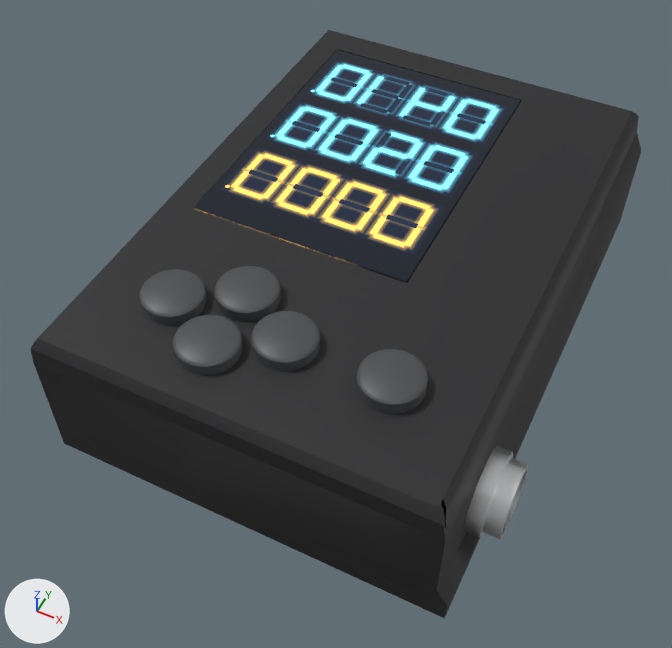
Renders of the glTF model assets/models/cronos-controller-v1.glb from each side of a commit.
Rendered twice from a 50 mm lens placed at (0.0594, -0.1426, 0.1727), pointed at (-0.0053, -0.0131, 0.0108). The axes (+X, +Y, +Z) are drawn at lower left. The lights are the same throughout. The picture after the commit comes second. Where no turn or scale is listed for an object, it has been applied to the vertices. Vertices at exactly the same position are counted once.

Names of what the first picture shows: 'Bool.002', 'Connector', 'Down', 'Glass', 'up'.
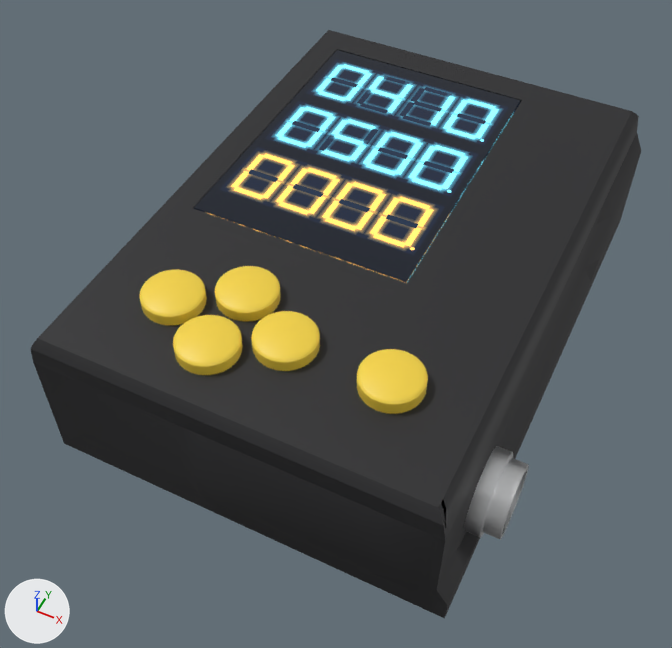
Where the change shows, as pixel boxes [x1, y1, x2, y2] in the pictures (672 x 648 px):
'Bool.002', recoloured (dark grey to yellow): [139, 266, 428, 414] in both
part 1 of me_cube_033, surface changed: [194, 79, 517, 283] in both

The change, as a list of edits to the scene's bpy script:
```text
Change mat_btn:
    mat_btn.base_color: (0.07, 0.075, 0.08) -> (0.92, 0.66, 0.06)  # dark grey #4b4d50 -> yellow #f6d445
Change me_cube_033:
    where me_cube_033.from_pydata(...)  # 8 vertices, 12 faces; spans x -0.0328..0.0188, y 0.0246..0.0961, z 0.0115..0.0125
    used by ob_glass; location = (-0.0067, -0.04, 0.0225)
    me_cube_033 part 1: texture (UV) coordinates of 10 of 12 faces, centred in x -0.0328..0.0188, y 0.0246..0.0961, z 0.0118..0.0125, changed; they spanned u 0.0..1.0, v 0.0..1.0 and now span u 0.0..1.0, v 0.0..1.0
```
